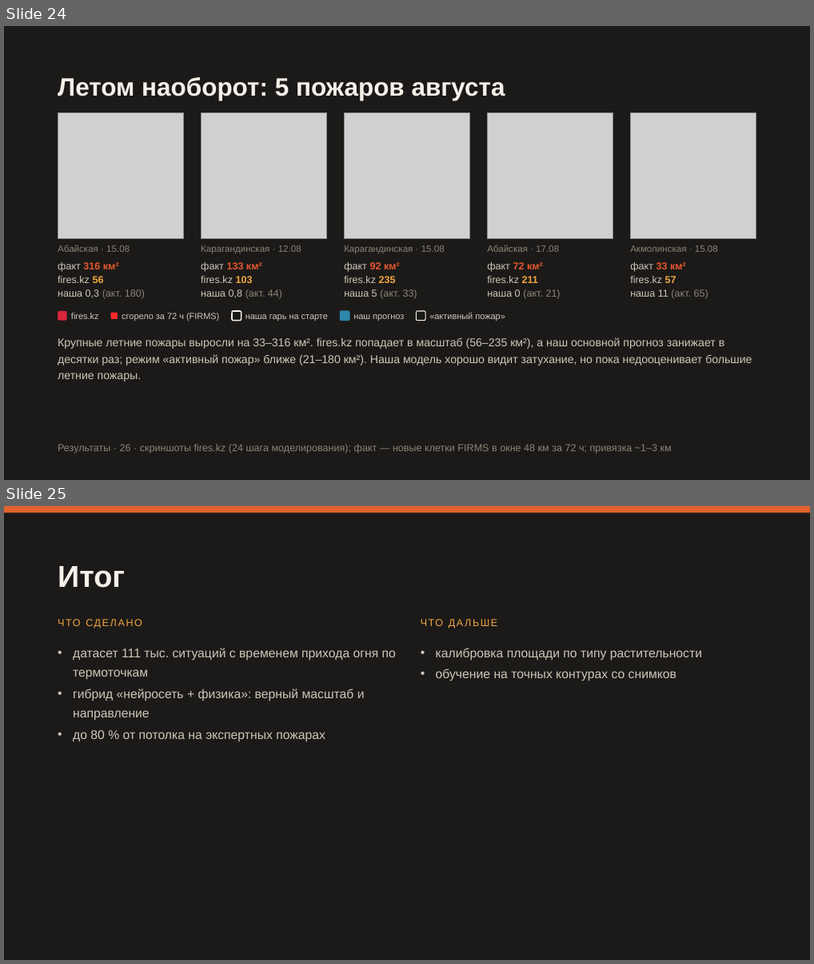
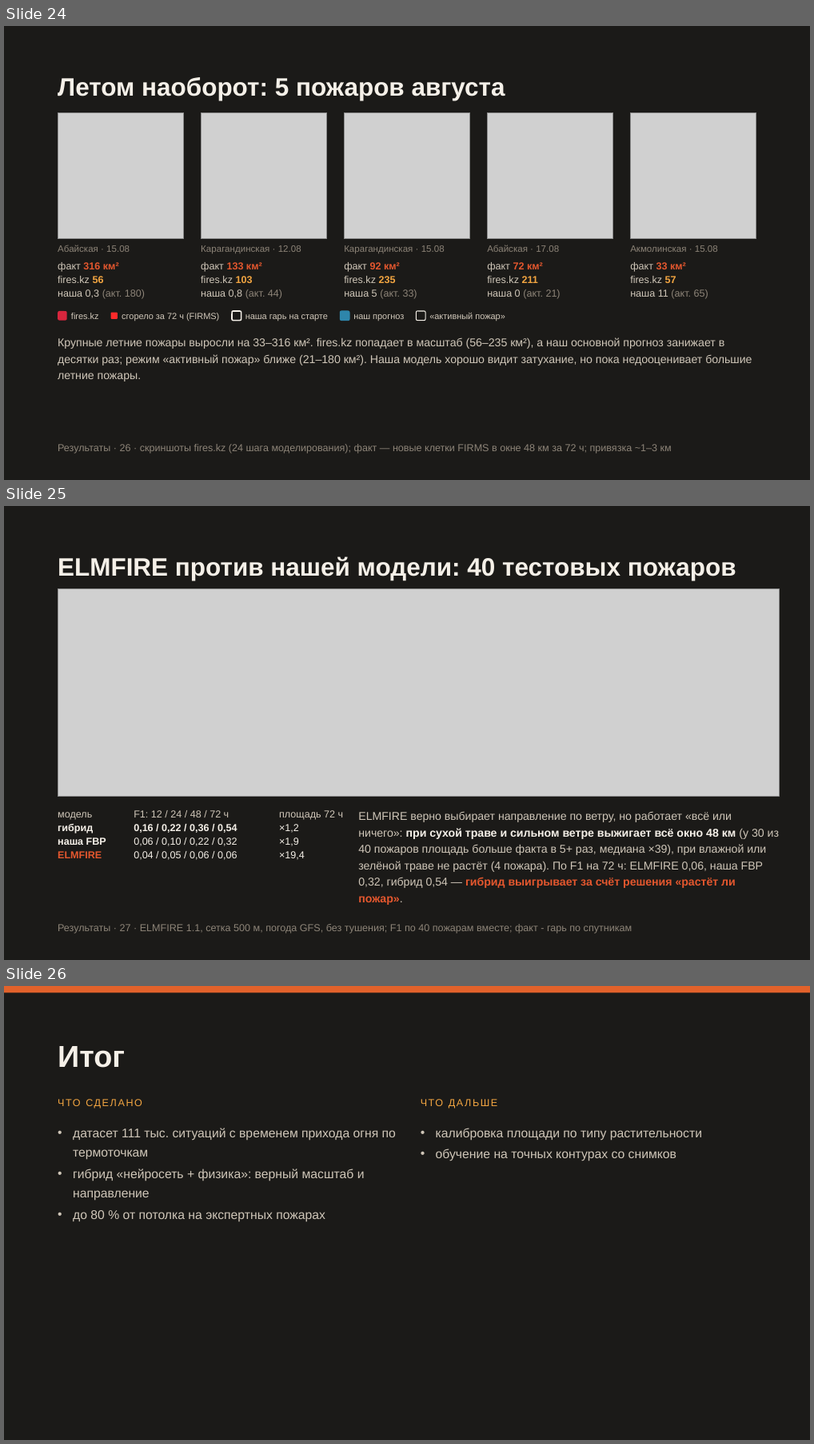
Before and after one commit to Bekabaev/fire_proj, a slide deck: presentation/presentation_final.pptx. Shown one above the other, each under a label of ours: slides 24 and 25 before the commit, slides 24, 25 and 26 after it. The pictures are 814x964 and 814x1444 pixels, drawn with LibreOffice and Linux fonts; fonts in the diff are those of the drawing; grey boxes stand for pictures. Boxes give left, top, right and bottom in pixels: in the first picture for what was removed or moved away, otherwise in the second. Text is boxed around its words. In the diff, an @@ line names an element or a change of style, - is before the commit and + after.

```diff
--- a/presentation/presentation_final.pptx
+++ b/presentation/presentation_final.pptx
@@ slide 25 added at [4,506,810,960], background #1B1A18 @@
@@ text added at [58,556,737,580], 30 pt, text #F5F0E8, bold @@
+ELMFIRE против нашей модели: 40 тестовых пожаров
@@ picture added at [58,589,779,796] @@
@@ text added at [58,812,106,858], 12 pt, text #F5F0E8, bold @@
+модель
+гибрид
+наша FBP
+ELMFIRE
@@ text added at [134,810,237,860], 12 pt, text #F5F0E8 @@
+F1: 12 / 24 / 48 / 72 ч
+0,16 / 0,22 / 0,36 / 0,54
+0,06 / 0,10 / 0,22 / 0,32
+0,04 / 0,05 / 0,06 / 0,06
@@ text added at [279,810,344,860], 12 pt, text #F5F0E8 @@
+площадь 72 ч
+×1,2
+×1,9
+×19,4
@@ text added at [358,812,779,904], 13.5 pt, text #CFC6B8 @@
+ELMFIRE верно выбирает направление по ветру, но работает «всё или ничего»: при сухой траве и сильном ветре выжигает всё окно 48 км (у 30 из 40 пожаров площадь больше факта в 5+ раз, медиана ×39), при влажной или зелёной траве не растёт (4 пожара). По F1 на 72 ч: ELMFIRE 0,06, наша FBP 0,32, гибрид 0,54 — гибрид выигрывает за счёт решения «растёт ли пожар».
@@ text added at [58,924,633,933], 12 pt, text #8C8377 @@
+Результаты · 27 · ELMFIRE 1.1, сетка 500 м, погода GFS, без тушения; F1 по 40 пожарам вместе; факт - гарь по спутникам
@@ what was slide 25 is now slide 26 @@
```
Also in this commit, not shown: 49 other files.
